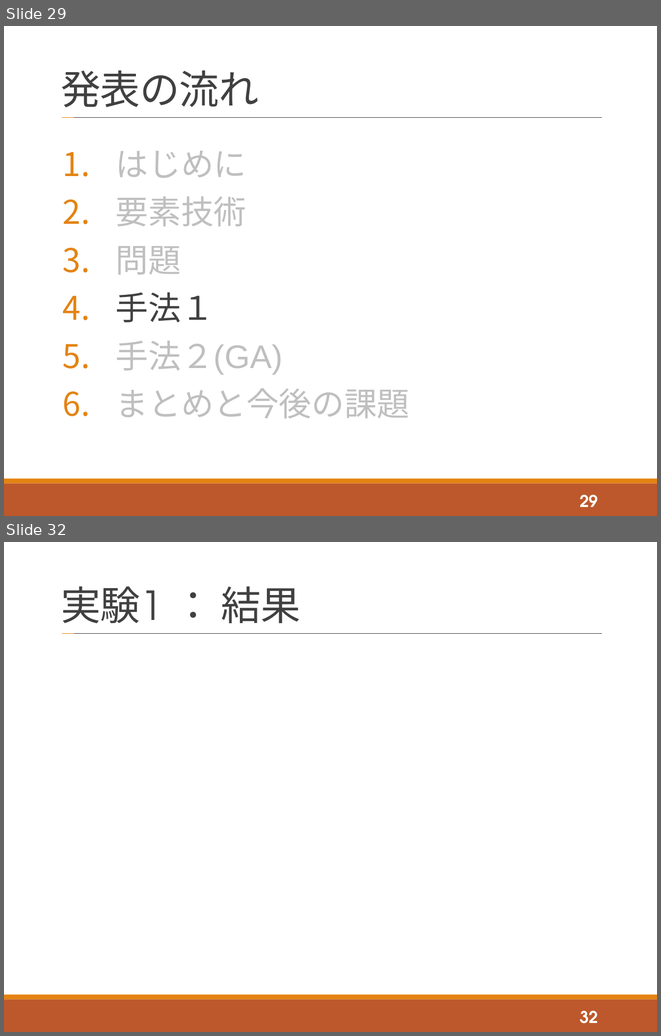
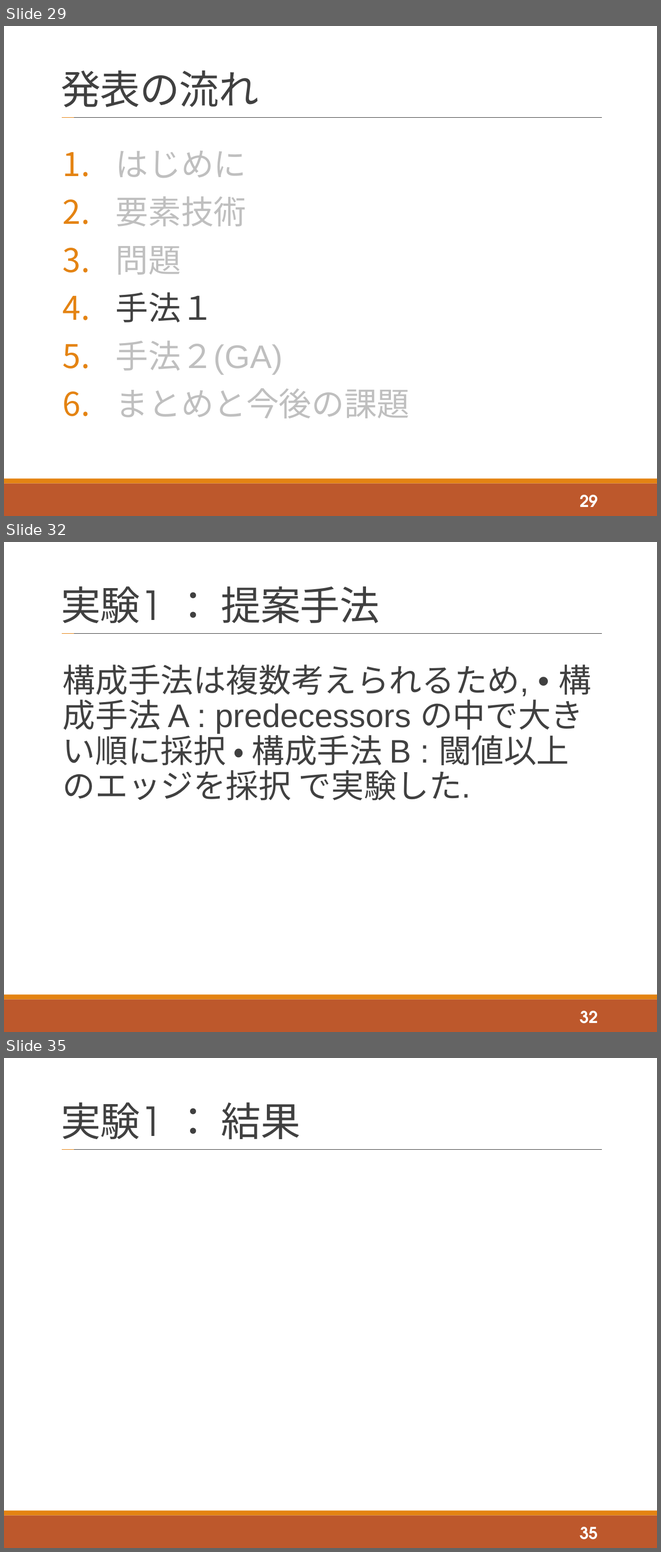
Before and after one commit to tatsuya-sugiyama/WeeklyReport, a slide deck: report/2020後期/2020_2nd_sugiyama.pptx. Shown one above the other, each under a label of ours: slides 29 and 32 before the commit, slides 29, 32 and 35 after it; the slides between them are not shown. The pictures are 661x1036 and 661x1552 pixels, drawn with LibreOffice and Linux fonts; fonts in the diff are those of the drawing. Boxes give left, top, right and bottom in pixels: in the first picture for what was removed or moved away, otherwise in the second. Text is boxed around its words. In the diff, an @@ line names an element or a change of style, - is before the commit and + after.

```diff
--- a/report/2020後期/2020_2nd_sugiyama.pptx
+++ b/report/2020後期/2020_2nd_sugiyama.pptx
@@ slide 32 added at [4,542,657,1032], background #FFFFFF; not listed: 4 template elements that a slide beside it also shows @@
@@ title added at [61,586,380,623], 44 pt, text #404040 @@
+実験1 ： 提案手法
@@ text added at [63,664,591,800], 36 pt, text #404040 @@
+構成手法は複数考えられるため, • 構成手法 A : predecessors の中で大きい順に採択 • 構成手法 B : 閾値以上のエッジを採択 で実験した.
@@ page number added at [580,1011,598,1023], 18 pt, text #FFFFFF, bold @@
+32
@@ what was slide 32 is now slide 35 @@
@@ page number at [580,1527,598,1539]: text changed @@
-32
+35
```
Also in this commit, not shown: 5 slides changed, 4 other slides added.
